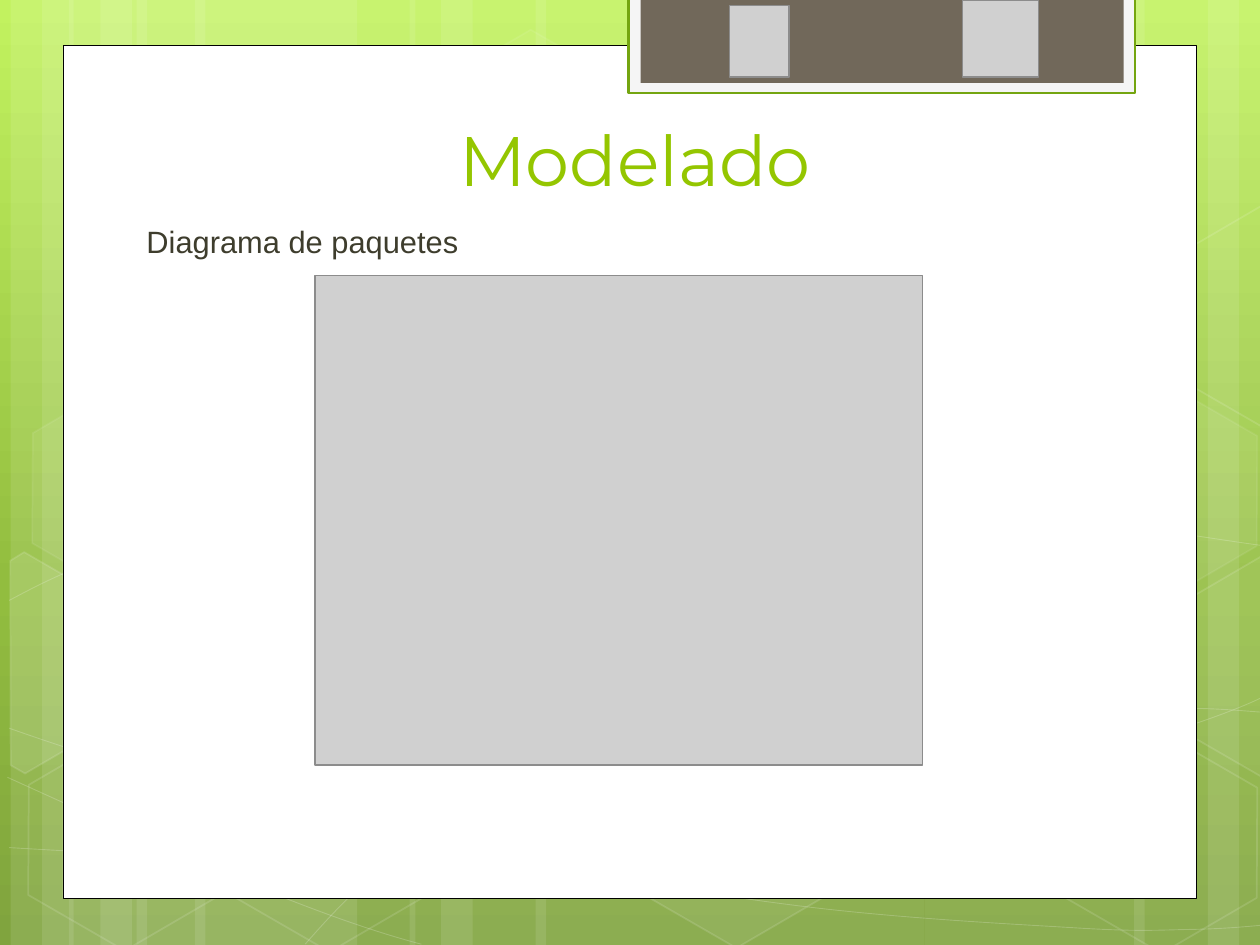
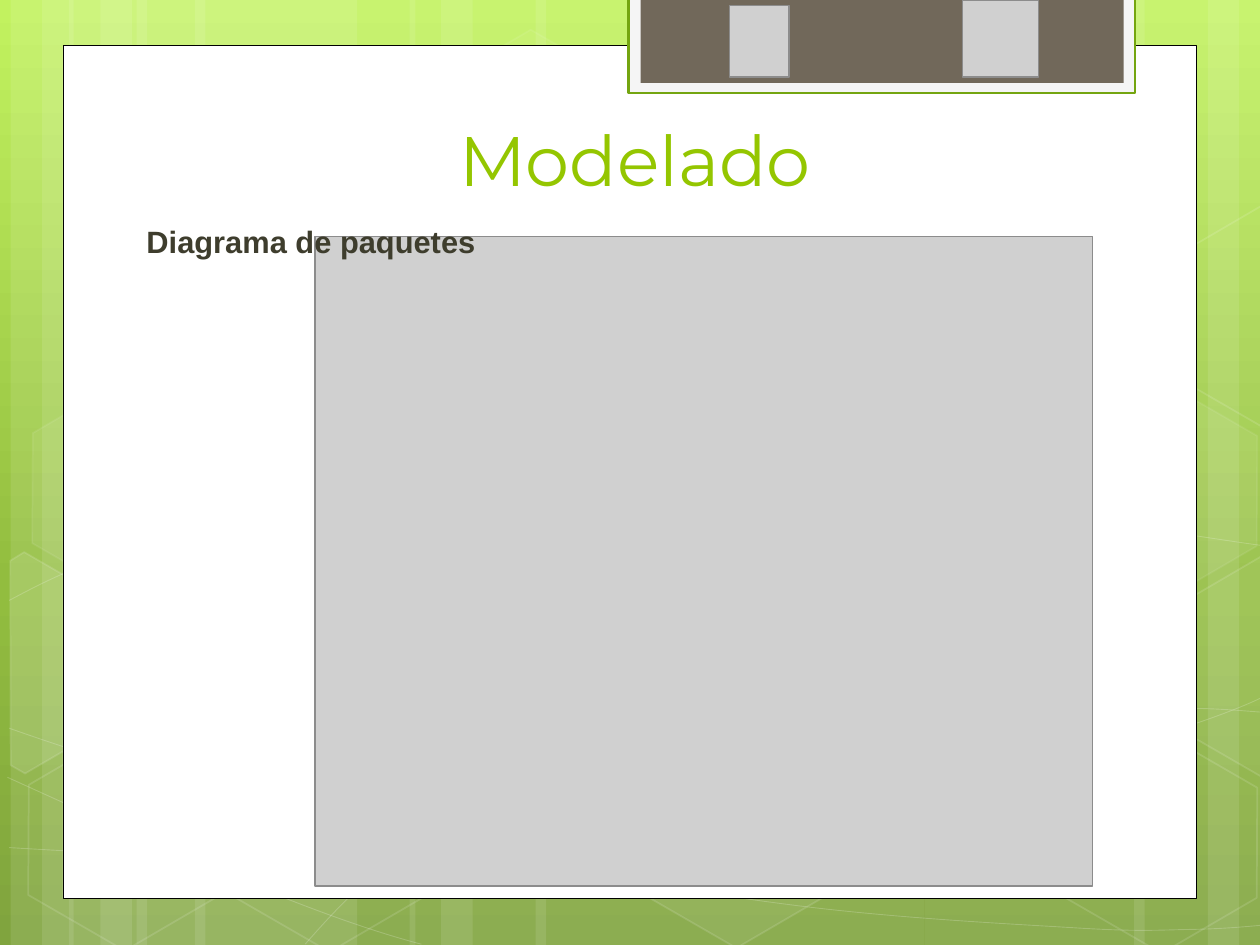
Before and after one commit to ptissera/habilitacion-profesional-2012-4k4, a slide deck: slide 11 of Documentacion/Proyecto/Presentacion Final/Exposicion Final.pptx (slide 10 before the commit). Drawn at 1260x945 pixels with LibreOffice and Linux fonts; fonts in the diff are those of the drawing; grey boxes stand for pictures. Boxes give left, top, right and bottom in pixels: in the first picture for what was removed or moved away, otherwise in the second. Text is boxed around its words. In the diff, an @@ line names an element or a change of style, - is before the commit and + after.

```diff
--- a/Documentacion/Proyecto/Presentacion Final/Exposicion Final.pptx
+++ b/Documentacion/Proyecto/Presentacion Final/Exposicion Final.pptx
@@ text "Diagrama de paquetes" at <box>146,229,475,259</box>: bold on @@
@@ picture: place and size @@
-picture at <box>315,276,922,766</box>
+picture at <box>315,236,1092,886</box>
```
Also in this commit, not shown: 19 other slides changed, 3 slides added, 1 other file.
